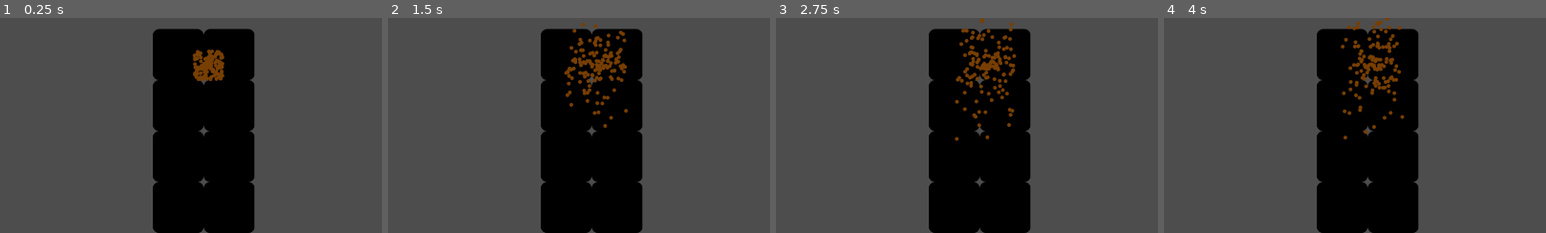
Above: before the commit, frames 1-4 (left to right).
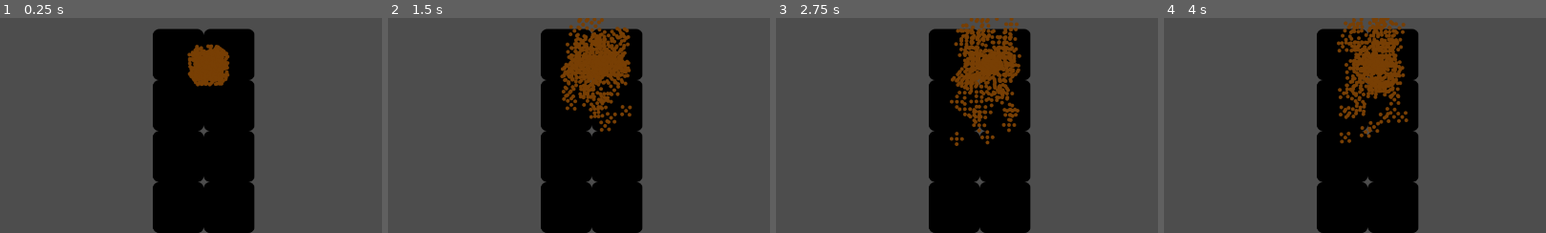
Above: after the commit, the same moments.

Repository: Spiraling-Time/nano-nightmareaaaaaaaaaaaaaaaaa
Game: Godot game, scene res://Game_Stuff/Scenes/world.tscn
The game is run twice, just before and just after one commit, with the same random seed, the same clock (stepped at 60 frames per second) and the same inputs. The engine's default icon, where the game draws it, is replaced by a stand-in: a white triangle on a blue panel in a dark square.
Inputs:
- Up to frame 1 (0.25 s): no input
- Up to frame 2 (1.5 s): tap Enter at 0.5 s
- Up to frame 3 (2.75 s): no input
- Up to frame 4 (4 s): no input
The pictures show only the part of the screen within x 50-100%, y 0-50%; the shares and areas given below are measured in that part.

The runs differ from the first frame. In frame 1, 1.0% of the frame differs, in the area x 49-61%, y 12-32%; in frame 2, 3.9%; in frame 3, 4.0%, in the area x 45-65%, y 0-60%; in frame 4, 4.0%.

Commit message:
faked nanobots (4 in 1)
- also made them spin

Diff:
--- a/Game_Stuff/Code/nanobot.gd
+++ b/Game_Stuff/Code/nanobot.gd
@@ -13,10 +13,18 @@
 
 var mode = "AWAY"
 
+var spin_dir = 0 #0 = -, 1 = +
+
 func _ready() -> void:
+	spin_dir = randi_range(0,1)
 	move_randomly()
 
 func _physics_process(delta: float) -> void:
+	if spin_dir == 0: rotation -= 0.2
+	else: rotation += 0.2
+	if rotation > 360.0 or rotation < -360.0:
+		rotation = 0.0
+		spin_dir = randi_range(0,1)
 	if mode == "RETURN":
 		var point_towards = nano_home - global_position
 		direction = point_towards.normalized()
--- a/Game_Stuff/Scenes/nanobot.tscn
+++ b/Game_Stuff/Scenes/nanobot.tscn
@@ -1,7 +1,7 @@
 [gd_scene load_steps=4 format=3 uid="uid://dnec5d5cq7ssg"]
 
-[ext_resource type="Texture2D" uid="uid://d0yse5vjgghv8" path="res://Game_Stuff/Assets/Nano Nightmare art.png" id="1_4o2e6"]
 [ext_resource type="Script" uid="uid://d210s1phk7q4w" path="res://Game_Stuff/Code/nanobot.gd" id="1_g41sc"]
+[ext_resource type="Texture2D" uid="uid://cidjq1jwv0fxk" path="res://Game_Stuff/Assets/Nano Nightmare art (1).png" id="2_g41sc"]
 
 [sub_resource type="CircleShape2D" id="CircleShape2D_g41sc"]
 radius = 5.09902
@@ -11,9 +11,25 @@
 script = ExtResource("1_g41sc")
 
 [node name="Sprite2D" type="Sprite2D" parent="."]
-texture = ExtResource("1_4o2e6")
+texture = ExtResource("2_g41sc")
 
 [node name="CollisionShape2D" type="CollisionShape2D" parent="."]
+shape = SubResource("CircleShape2D_g41sc")
+
+[node name="CollisionShape2D4" type="CollisionShape2D" parent="."]
+position = Vector2(0, 13)
+shape = SubResource("CircleShape2D_g41sc")
+
+[node name="CollisionShape2D5" type="CollisionShape2D" parent="."]
+position = Vector2(0, -13)
+shape = SubResource("CircleShape2D_g41sc")
+
+[node name="CollisionShape2D2" type="CollisionShape2D" parent="."]
+position = Vector2(-13, 0)
+shape = SubResource("CircleShape2D_g41sc")
+
+[node name="CollisionShape2D3" type="CollisionShape2D" parent="."]
+position = Vector2(13, 0)
 shape = SubResource("CircleShape2D_g41sc")
 
 [node name="Timer" type="Timer" parent="."]
Binary file added: Game_Stuff/Assets/Nano Nightmare art (1).png
Not shown, added: Game_Stuff/Assets/Nano Nightmare art (1).png.import
